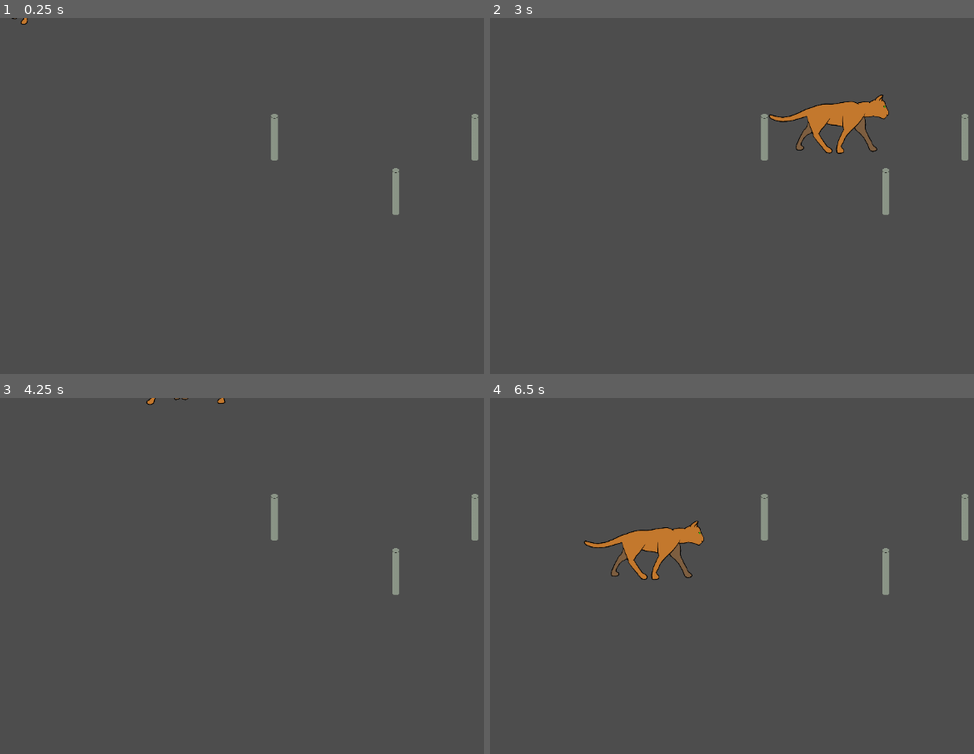
Above: before the commit, frames 1-4 (two rows, left to right).
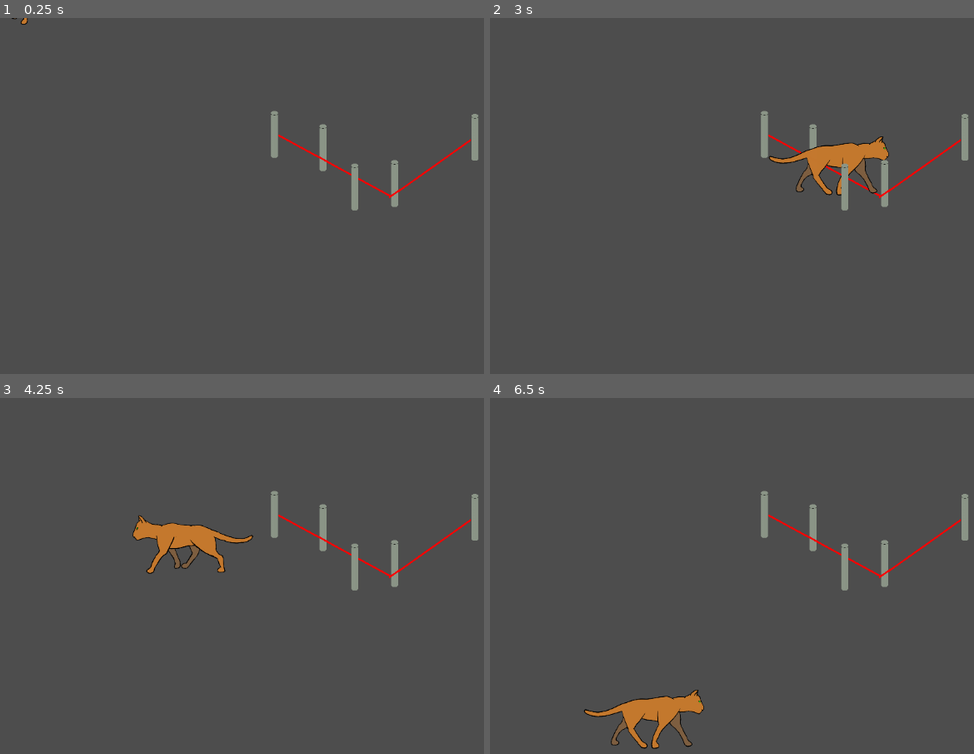
Above: after the commit, the same moments.

Repository: Flodurs/Godotwildjam63
Game: Godot game, scene res://szenen/level/Level.tscn
Two runs of this game, one before a commit and one after it. Both use one fixed random seed, a clock stepped at 60 frames per second and the inputs below.
Inputs:
- Up to frame 1 (0.25 s): no input
- Up to frame 2 (3 s): tap Enter at 0.5 s; hold D (mRight) 0.53-1.28 s; tap Space at 1.25 s; hold S (mDown) 1.28-2.03 s; hold D (mRight) 2.03-2.78 s; hold W (mUp) from 2.78 s (still down)
- Up to frame 3 (4.25 s): release W (mUp) at 3.53 s; hold A (mLeft) from 3.53 s (still down)
- Up to frame 4 (6.5 s): release A (mLeft) at 5.03 s; hold S (mDown) 5.03-5.78 s; hold D (mRight) from 5.78 s (still down)

The runs differ from the first frame. In frame 1, 0.8% of the frame differs, in the area x 55-98%, y 25-56%; in frame 2, 3.6%; in frame 3, 2.4%; in frame 4, 4.0%, in the area x 19-98%, y 25-99%.

Commit message:
string be workin

Diff:
--- /dev/null
+++ b/szenen/level/Level.gd
@@ -0,0 +1,12 @@
+extends Node2D
+
+
+
+func _ready():
+
+	for s in get_tree().get_nodes_in_group("Seile"):
+		for p in get_tree().get_nodes_in_group("Pillar"):
+			if (s.getYAtX(p.position.x) > p.position.y-p.seil_hoehe)&&(s.getYAtX(p.position.x) < p.position.y+10) :  #(seil vor pillar)und(seil nicht zu weit unter pillar)
+				if(p.position.x > min(s.get_point_position(0).x, s.get_point_position(1).x) && p.position.x < max(s.get_point_position(0).x, s.get_point_position(1).x)):  #und(sei lang genug)
+					p.verdecken(s)
+#	$Pillar2.Seilstuecke = $Pillar2.verdecken($Line2D)
--- a/szenen/level/Level.tscn
+++ b/szenen/level/Level.tscn
@@ -1,18 +1,33 @@
-[gd_scene load_steps=3 format=3 uid="uid://ct8c5s7tamylk"]
+[gd_scene load_steps=5 format=3 uid="uid://ct8c5s7tamylk"]
 
+[ext_resource type="Script" path="res://szenen/level/Level.gd" id="1_6dvvy"]
 [ext_resource type="PackedScene" uid="uid://d0sprmhk4yyal" path="res://szenen/objekte/Pillar.tscn" id="1_caku8"]
 [ext_resource type="PackedScene" uid="uid://ceheqoktc83rp" path="res://szenen/entitys/katze.tscn" id="1_fv7qr"]
+[ext_resource type="PackedScene" uid="uid://cxc1mipvyf0xl" path="res://szenen/objekte/Seilstueck.tscn" id="5_ppn7a"]
 
 [node name="level" type="Node2D"]
 y_sort_enabled = true
+script = ExtResource("1_6dvvy")
 
 [node name="Katze" parent="." instance=ExtResource("1_fv7qr")]
 
 [node name="Pillar" parent="." instance=ExtResource("1_caku8")]
-position = Vector2(475, 244)
+position = Vector2(475, 239)
 
 [node name="Pillar2" parent="." instance=ExtResource("1_caku8")]
 position = Vector2(822, 244)
 
 [node name="Pillar3" parent="." instance=ExtResource("1_caku8")]
-position = Vector2(685, 338)
+position = Vector2(683, 324)
+
+[node name="Pillar4" parent="." instance=ExtResource("1_caku8")]
+position = Vector2(559, 262)
+
+[node name="Pillar5" parent="." instance=ExtResource("1_caku8")]
+position = Vector2(614, 330)
+
+[node name="Seilstueck" parent="." instance=ExtResource("5_ppn7a")]
+points = PackedVector2Array(482, 203, 677, 309)
+
+[node name="Seilstueck2" parent="." instance=ExtResource("5_ppn7a")]
+points = PackedVector2Array(815, 211, 677, 309)
--- a/szenen/objekte/Pillar.gd
+++ b/szenen/objekte/Pillar.gd
@@ -6,6 +6,12 @@
 const linkeKanteX:int = -10
 const rechteKanteX:int = 10
 
+func _ready():
+	add_to_group("Pillar")
+
+func updateCover():
+	for i in get_tree().get_nodes_in_group("Seile"):
+		i.queue_free()
 
 
 
--- a/szenen/objekte/Seilstueck.gd
+++ b/szenen/objekte/Seilstueck.gd
@@ -9,6 +9,7 @@
 	start = get_point_position(0)
 	ende = get_point_position(1)
 	richtung = ende-start
+	add_to_group("Seile")
 
 func platzieren(p1:Vector2, p2:Vector2):
 	pass
